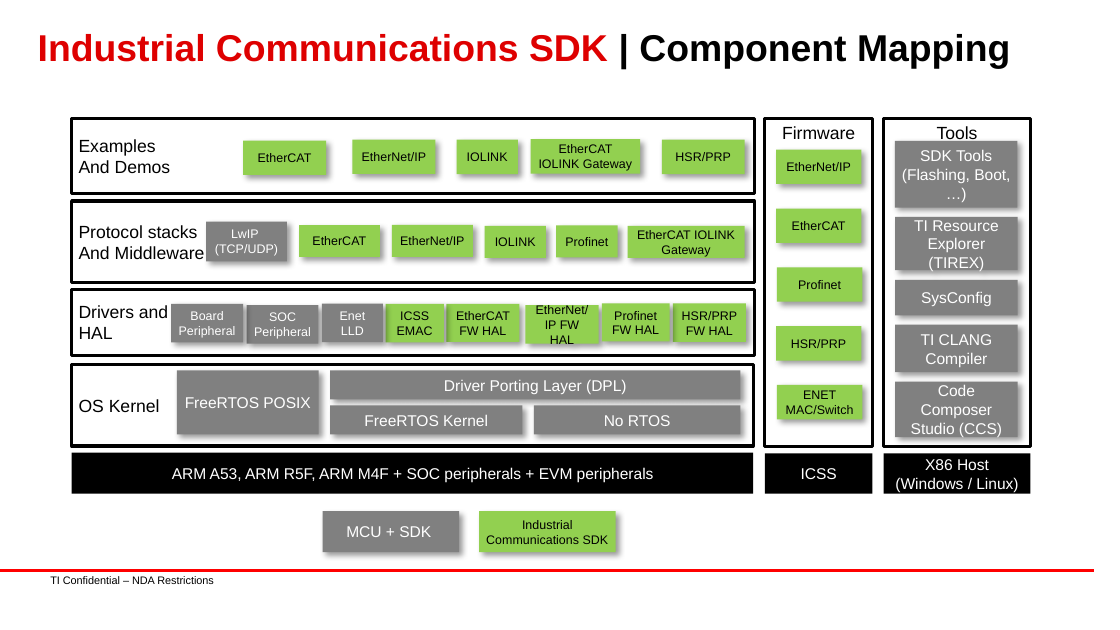
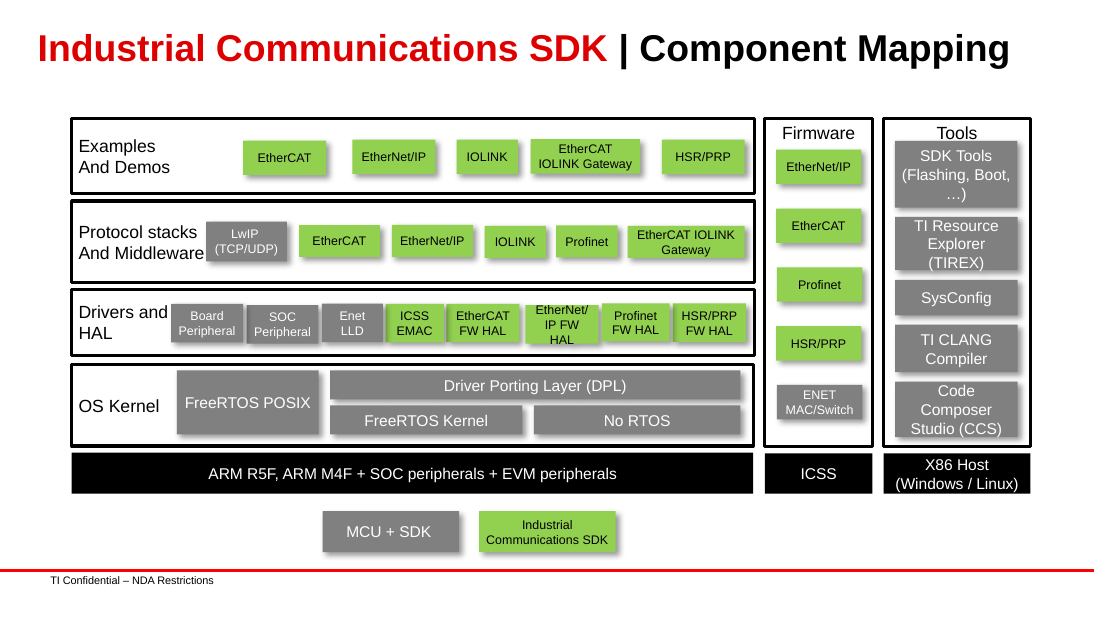
Before and after one commit to TexasInstruments/ind-comms-sdk, a slide deck: slide 3 of docs_src/docs/api_guide/images/images.pptx. Drawn at 1120x630 pixels with LibreOffice and Linux fonts; fonts in the diff are those of the drawing; background and template pictures are left out. Boxes give left, top, right and bottom in pixels: in the first picture for what was removed or moved away, otherwise in the second. Text is boxed around its words. In the diff, an @@ line names an element or a change of style, - is before the commit and + after.

```diff
--- a/docs_src/docs/api_guide/images/images.pptx
+++ b/docs_src/docs/api_guide/images/images.pptx
@@ rectangle "ENET MAC/Switch" at bbox=[777, 385, 862, 420]: text colour #000000 to #FFFFFF; fill #92D050 to #808080 @@
@@ text in rectangle at bbox=[208, 467, 617, 482]: text changed @@
-ARM A53, ARM R5F, ARM M4F + SOC peripherals + EVM peripherals
+ARM R5F, ARM M4F + SOC peripherals + EVM peripherals
```
Also in this commit, not shown: 1 other slide changed, 33 other files.
